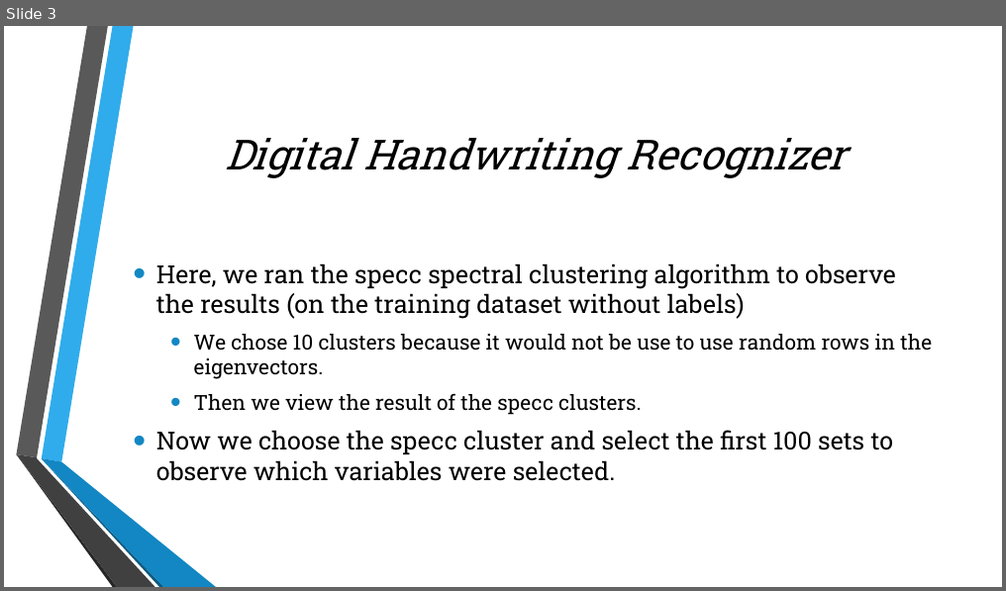
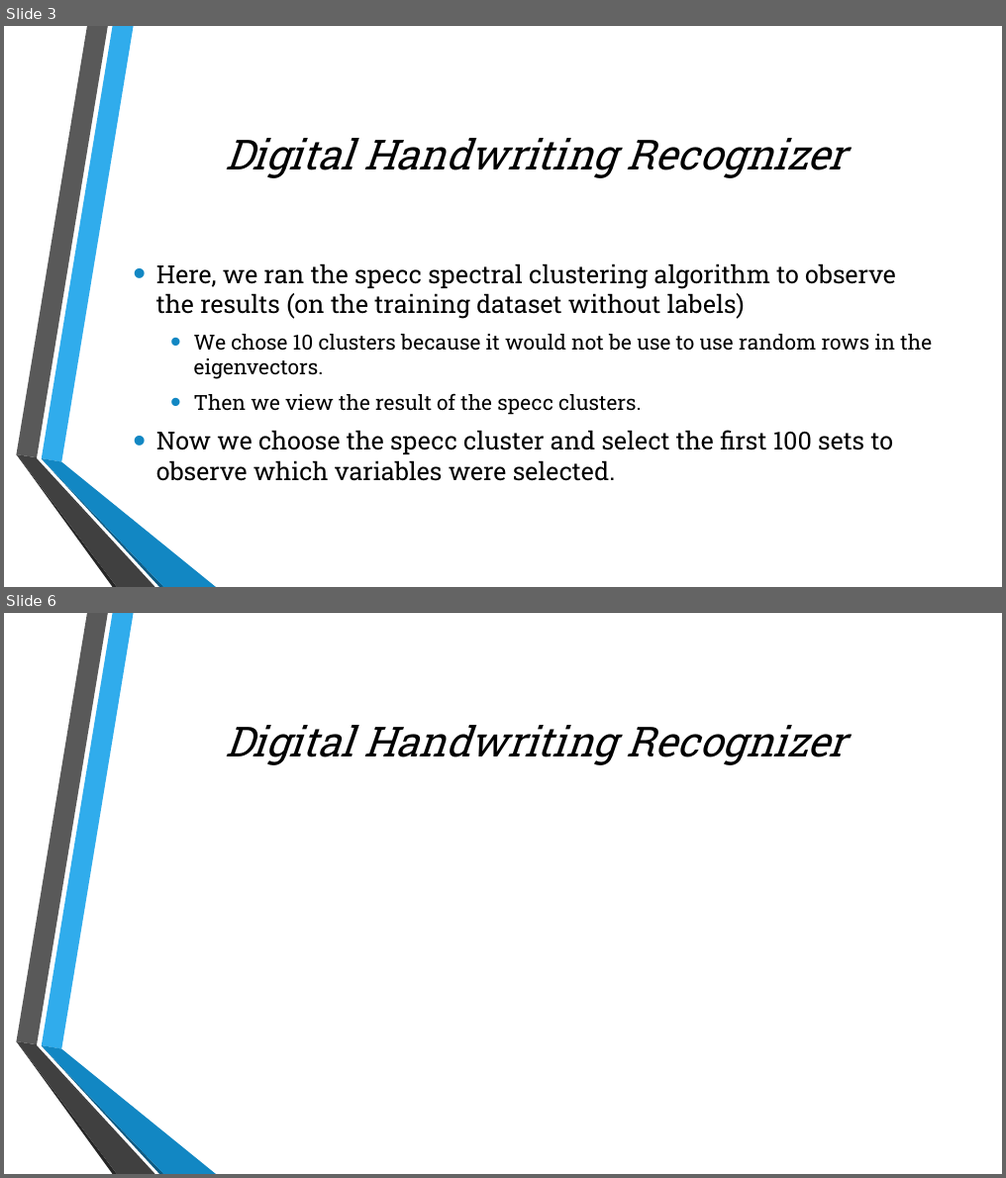
Before and after one commit to julielinx/Final-_Project, a slide deck: Presentation1.pptx. Shown one above the other, each under a label of ours: slide 3 before the commit, slides 3 and 6 after it; the slides between them are not shown. The pictures are 1006x591 and 1006x1178 pixels, drawn with LibreOffice and Linux fonts; fonts in the diff are those of the drawing; background and template pictures are left out. Boxes give left, top, right and bottom in pixels: in the first picture for what was removed or moved away, otherwise in the second. Text is boxed around its words. In the diff, an @@ line names an element or a change of style, - is before the commit and + after.

```diff
--- a/Presentation1.pptx
+++ b/Presentation1.pptx
@@ slide 6 added at bbox=[4, 613, 1002, 1174], background picture (left out); not listed: 6 template elements that a slide beside it also shows @@
@@ title added at bbox=[225, 725, 846, 765], 40 pt, text #000000, italic @@
+Digital Handwriting Recognizer
```
Also in this commit, not shown: 1 slide changed, 1 other slide added.
